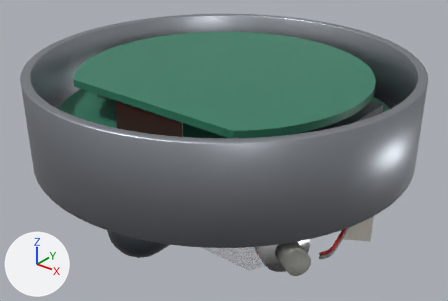
The glTF model frontend/public/models/internal/gg1320.glb: old version first, new version second.
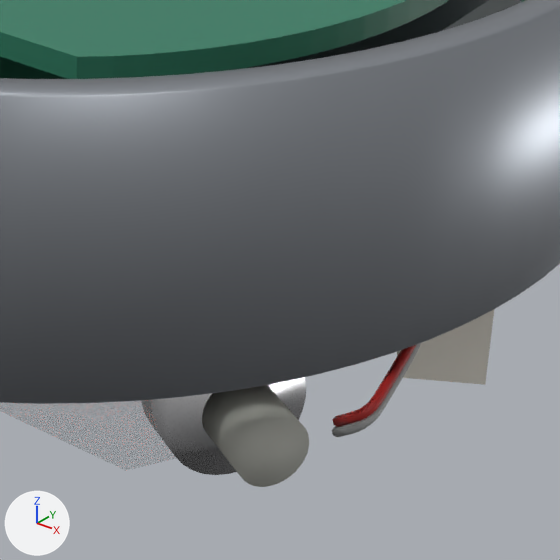
There are two pictures of each version: one whole from a camera (50 mm lens) standing at (0.0803, -0.1004, 0.0797) and looking at (0.0009, -0.0011, 0.0181), one close up on the part from 46% to 88% of the width and 37% to 100% of the height. The lights are fixed; the arrows at lower left show +X, +Y and +Z. The last two pictures show the newer version. Where no turn or scale is listed for an object, it has been applied to the vertices.

Objects in the first close-up: 'bc2', 'housing', 'mirror_3_pzt', 'mirror_3_substrate', 'pcb1', 'pcb2', 'pcb2_qfp100', 'resonator_block', 'wire_6a', 'wire_6b'.
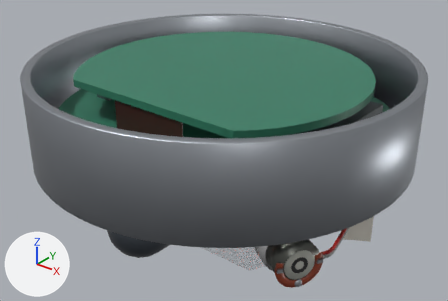
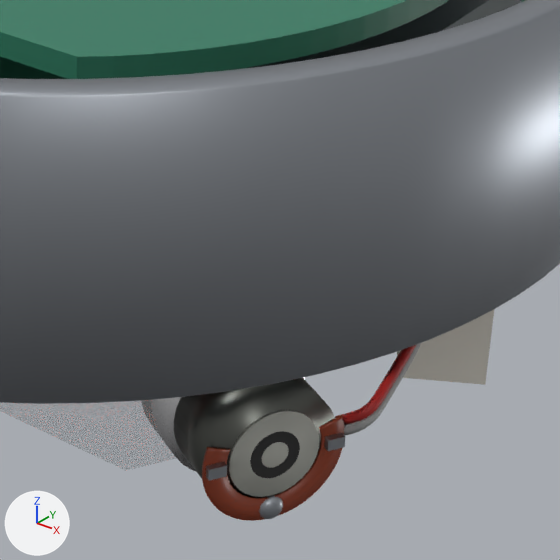
The edits, one by one:
Material 'mirror_housing' (mat_mirror_housing) is new.
Its base color is (0.136, 0.141, 0.127) (dark grey #676964).
Its metallic is 1.0.
Its roughness is 0.35.
Material 'black' (mat_black) is new.
Its base color is (0.02, 0.02, 0.02) (black #272727).
Its roughness is 0.7.
Material 'flex_orange' (mat_flex_orange) is new.
Its base color is (0.287, 0.0467, 0.016) (brown #923d22).
Its roughness is 0.4.
Mesh me_mirror_3_tab_b is new.
It has 8 vertices, 12 faces and spans x -0.00056..0.00056, y -0.00067..0.00067, z -0.0004..0.0004.
It uses material mat_aluminium (grey #aaafb6).
Mesh me_mirror_3_tab_a is new.
It has 8 vertices, 12 faces and spans x -0.00056..0.00056, y -0.00067..0.00067, z -0.0004..0.0004.
It uses material mat_aluminium (grey #aaafb6).
Mesh me_mirror_3_solder is new.
It has 74 vertices, 144 faces and spans x -0.00068..0.00042, y -0.00069..0.00091, z -0.0009..0.0009.
It uses material mat_aluminium (grey #aaafb6).
Mesh me_mirror_3_pzt_housing is new.
It has 64 vertices, 124 faces and spans x -0.00441..0.00441, y -0.00514..0.00514, z -0.00449..0.00449.
It uses material mat_mirror_housing (dark grey #676964).
Mesh me_mirror_3_pzt_hole is new.
It has 96 vertices, 192 faces and spans x -0.00096..0.00096, y -0.00153..0.00153, z -0.0017..0.0017.
It uses material mat_black (black #272727).
Mesh me_mirror_3_pzt_ceramic is new.
It has 64 vertices, 124 faces and spans x -0.00163..0.00163, y -0.00273..0.00273, z -0.00309..0.00309.
It uses material mat_pzt_ceramic (grey #b4b5ad).
Mesh me_mirror_3_flex is new.
It has 296 vertices, 588 faces and spans x -0.00264..0.00239, y -0.0045..0.00406, z -0.00438..0.00219.
It uses material mat_flex_orange (brown #923d22).
Object 'mirror_3_pzt' (ob_mirror_3_pzt) is deleted.
Object 'mirror_3_tab_b' (ob_mirror_3_tab_b) is new; it shows me_mirror_3_tab_b.
Its location is (0.03496, -0.01545, 0.0112).
Object 'mirror_3_tab_a' (ob_mirror_3_tab_a) is new; it shows me_mirror_3_tab_a.
Its location is (0.03086, -0.02255, 0.0112).
Object 'mirror_3_solder' (ob_mirror_3_solder) is new; it shows me_mirror_3_solder.
Its location is (0.03288, -0.01898, 0.0071).
Object 'mirror_3_pzt_housing' (ob_mirror_3_pzt_housing) is new; it shows me_mirror_3_pzt_housing.
Its location is (0.03048, -0.0176, 0.0112).
Object 'mirror_3_pzt_hole' (ob_mirror_3_pzt_hole) is new; it shows me_mirror_3_pzt_hole.
Its location is (0.03276, -0.01891, 0.0112).
Object 'mirror_3_pzt_ceramic' (ob_mirror_3_pzt_ceramic) is new; it shows me_mirror_3_pzt_ceramic.
Its location is (0.03274, -0.0189, 0.0112).
Object 'mirror_3_flex' (ob_mirror_3_flex) is new; it shows me_mirror_3_flex.
Its location is (0.03284, -0.01867, 0.01069).

Location of each change, [x1, y1, x2, y2] in pixels of the close-ups (560 x 560 px):
'mirror_3_pzt', deleted
    before: [202, 385, 309, 487]
'mirror_3_pzt_housing', added
    after: [174, 378, 335, 498]
'mirror_3_pzt_ceramic', added
    after: [229, 410, 319, 497]
'mirror_3_flex', added
    after: [202, 415, 344, 521]
'mirror_3_pzt_hole', added (black)
    after: [250, 431, 300, 478]
'mirror_3_solder', added
    after: [259, 495, 283, 519]
'mirror_3_tab_a', added
    after: [206, 462, 227, 481]
'mirror_3_tab_b', added
    after: [324, 433, 345, 451]
'mirror_3_substrate', unchanged, covered by the edit
    before: [141, 377, 306, 475]
    after: [141, 377, 305, 471]
